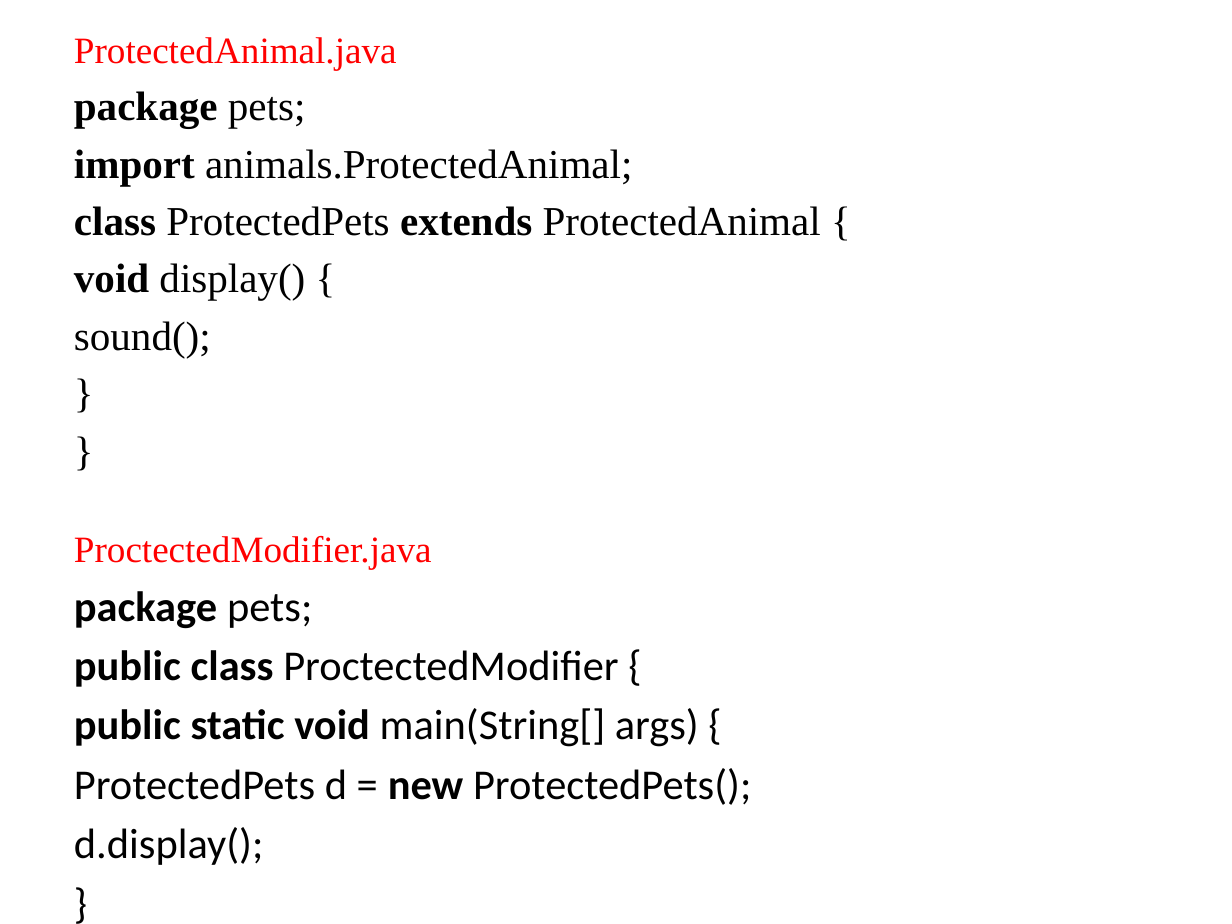
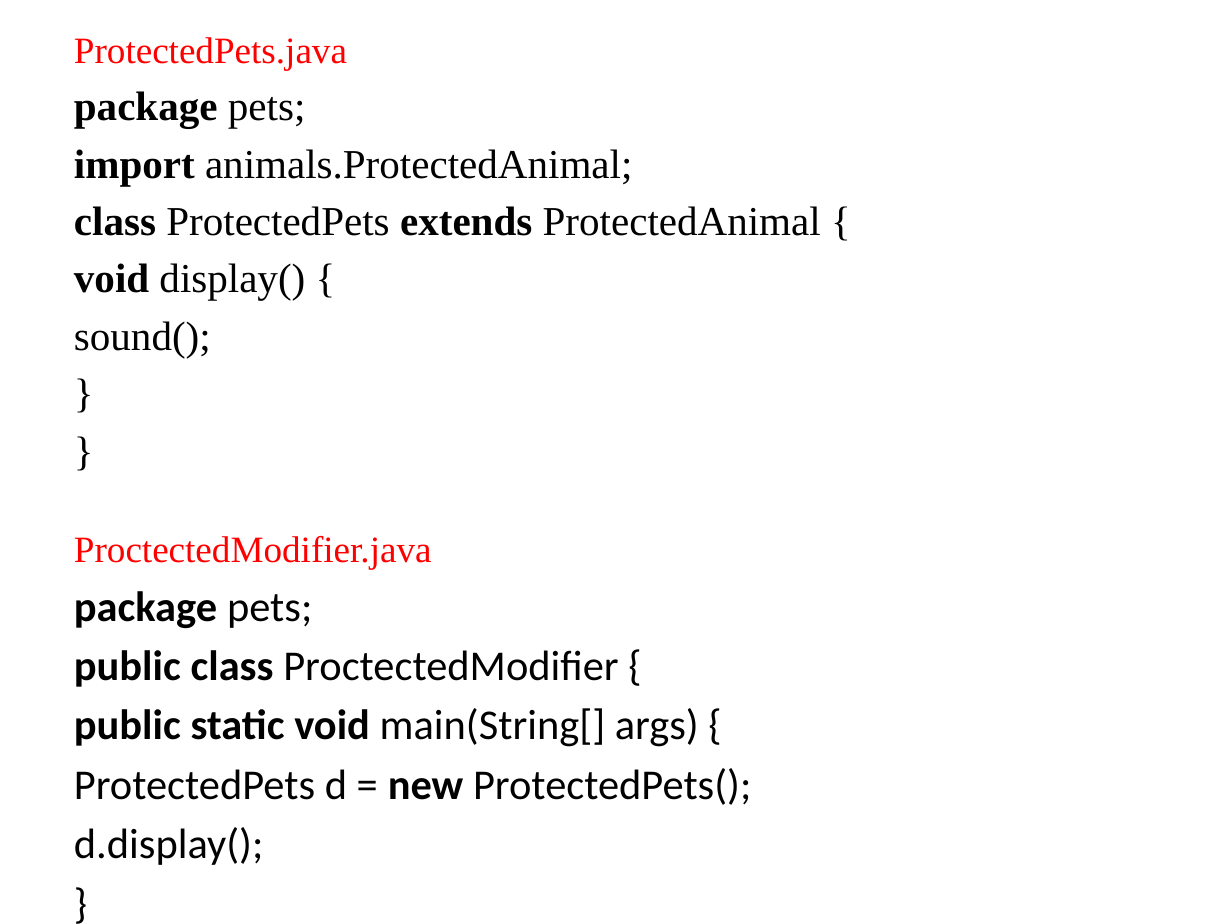
Before and after one commit to anvesh1987/Java-Programs-CSE-G, a slide deck: slide 179 of UNIT - I.pptx. Drawn at 1232x924 pixels with LibreOffice and Linux fonts; fonts in the diff are those of the drawing. Boxes give left, top, right and bottom in pixels: in the first picture for what was removed or moved away, otherwise in the second. Text is boxed around its words. In the diff, an @@ line names an element or a change of style, - is before the commit and + after.

```diff
--- a/UNIT - I.pptx
+++ b/UNIT - I.pptx
@@ text at (74,37,347,71): text changed @@
-ProtectedAnimal.java
+ProtectedPets.java
```
